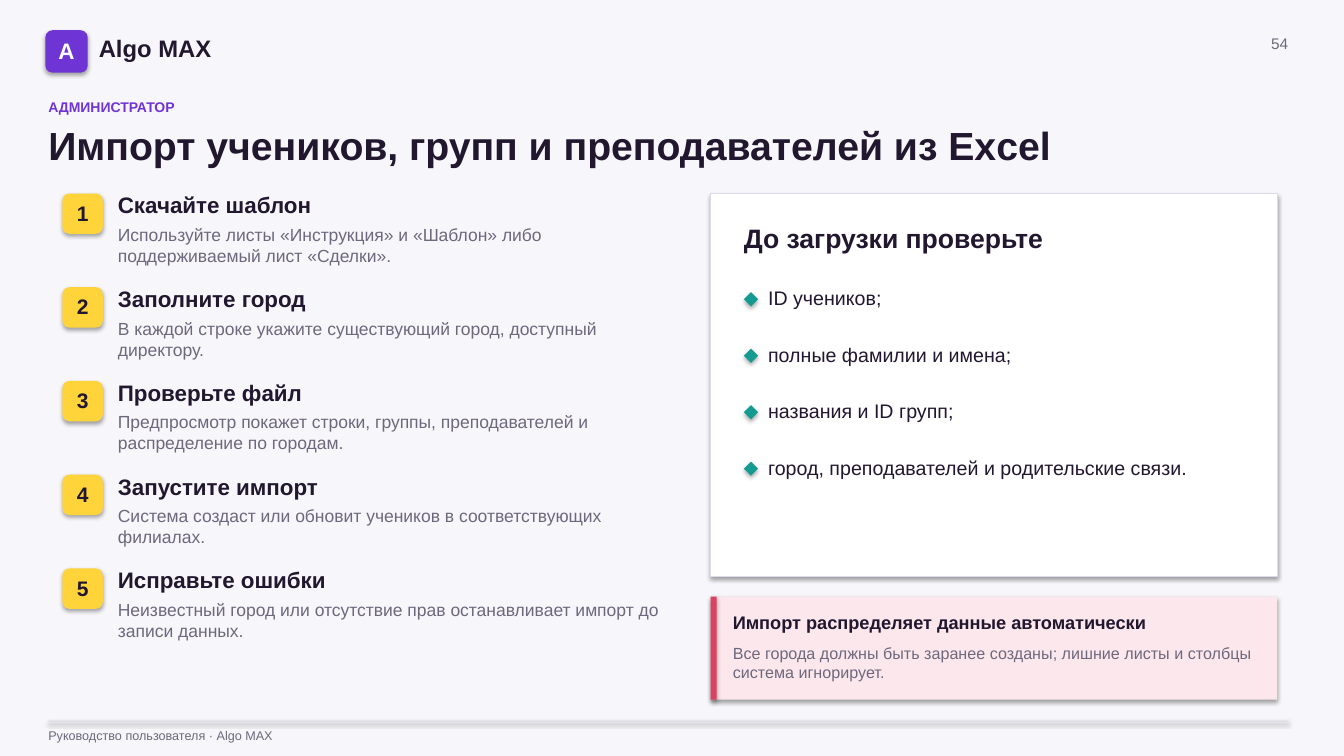
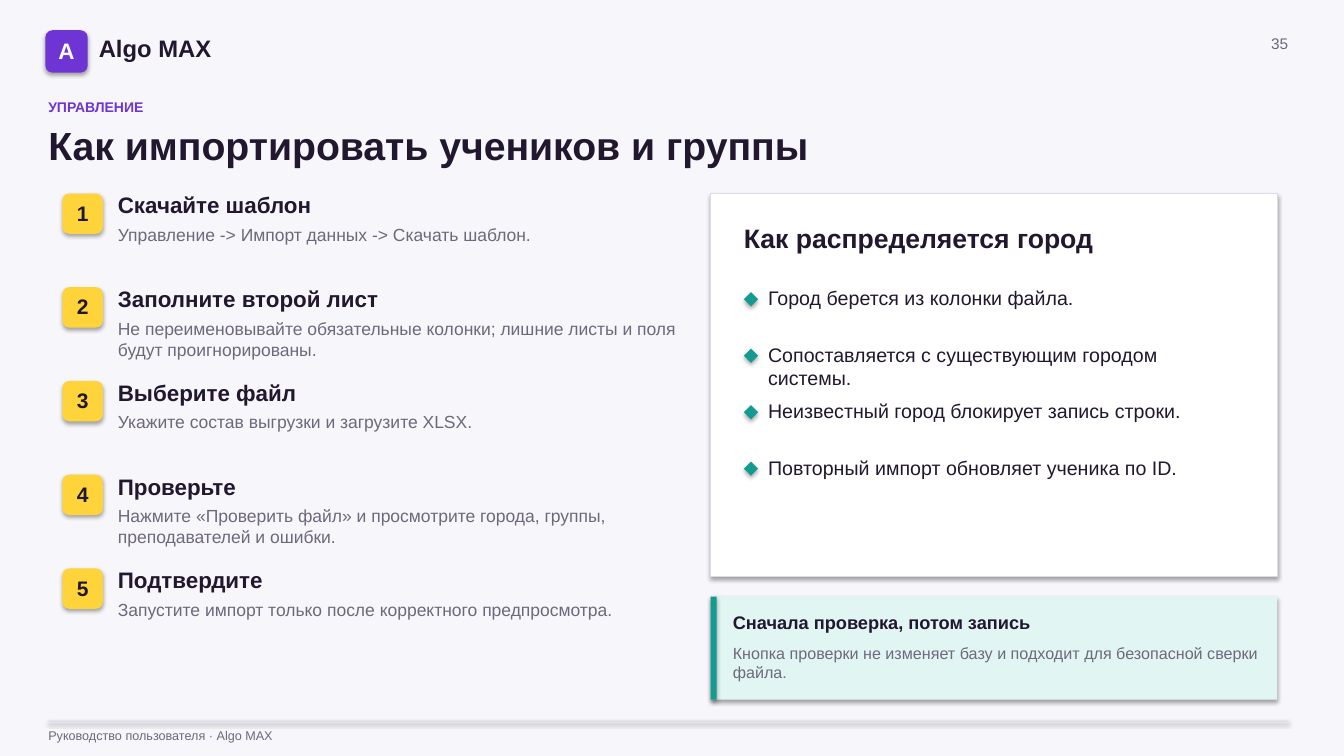
Before and after one commit to ImDoubleU/algo-bot-max, a slide deck: slide 35 of docs/Algo_MAX_Руководство_по_ролям.pptx (slide 54 before the commit). Drawn at 1344x756 pixels with LibreOffice and Linux fonts; fonts in the diff are those of the drawing. Boxes give left, top, right and bottom in pixels: in the first picture for what was removed or moved away, otherwise in the second. Text is boxed around its words. In the diff, an @@ line names an element or a change of style, - is before the commit and + after.

```diff
--- a/docs/Algo_MAX_Руководство_по_ролям.pptx
+++ b/docs/Algo_MAX_Руководство_по_ролям.pptx
@@ text at (1271,38,1288,49): text changed @@
-54
+35
@@ text at (48,102,143,112): text changed @@
-АДМИНИСТРАТОР
+УПРАВЛЕНИЕ
@@ text at (48,133,808,168): text changed @@
-Импорт учеников, групп и преподавателей из Excel
+Как импортировать учеников и группы
@@ text at (118,228,531,245): text changed @@
-Используйте листы «Инструкция» и «Шаблон» либо поддерживаемый лист «Сделки».
+Управление -> Импорт данных -> Скачать шаблон.
@@ text at (744,229,1093,253): text changed @@
-До загрузки проверьте
+Как распределяется город
@@ text at (118,290,378,312): text changed @@
-Заполните город
+Заполните второй лист
@@ text at (768,290,1074,309): text changed @@
-ID учеников;
+Город берется из колонки файла.
@@ text at (118,322,675,360): text changed @@
-В каждой строке укажите существующий город, доступный директору.
+Не переименовывайте обязательные колонки; лишние листы и поля будут проигнорированы.
@@ text at (768,348,1157,386): text changed @@
-полные фамилии и имена;
+Сопоставляется с существующим городом системы.
@@ text at (118,384,296,406): text changed @@
-Проверьте файл
+Выберите файл
@@ text at (118,416,472,432): text changed @@
-Предпросмотр покажет строки, группы, преподавателей и распределение по городам.
+Укажите состав выгрузки и загрузите XLSX.
@@ text at (768,403,1181,422): text changed @@
-названия и ID групп;
+Неизвестный город блокирует запись строки.
@@ text at (118,479,236,500): text changed @@
-Запустите импорт
+Проверьте
@@ text at (768,460,1177,479): text changed @@
-город, преподавателей и родительские связи.
+Повторный импорт обновляет ученика по ID.
@@ text at (118,509,606,547): text changed @@
-Система создаст или обновит учеников в соответствующих филиалах.
+Нажмите «Проверить файл» и просмотрите города, группы, преподавателей и ошибки.
@@ text at (118,572,263,593): text changed @@
-Исправьте ошибки
+Подтвердите
@@ rectangle at (711,597,1277,700): fill #FCE7EC to #E1F6F3 @@
@@ rectangle at (711,597,717,700): fill #D94261 to #149B91 @@
@@ text at (118,604,612,620): text changed @@
-Неизвестный город или отсутствие прав останавливает импорт до записи данных.
+Запустите импорт только после корректного предпросмотра.
@@ text at (733,616,1030,633): text changed @@
-Импорт распределяет данные автоматически
+Сначала проверка, потом запись
@@ text at (733,647,1257,682): text changed @@
-Все города должны быть заранее созданы; лишние листы и столбцы система игнорирует.
+Кнопка проверки не изменяет базу и подходит для безопасной сверки файла.
```
Also in this commit, not shown: 6 other slides changed, 33 slides added, 90 slides removed, 28 other files.
